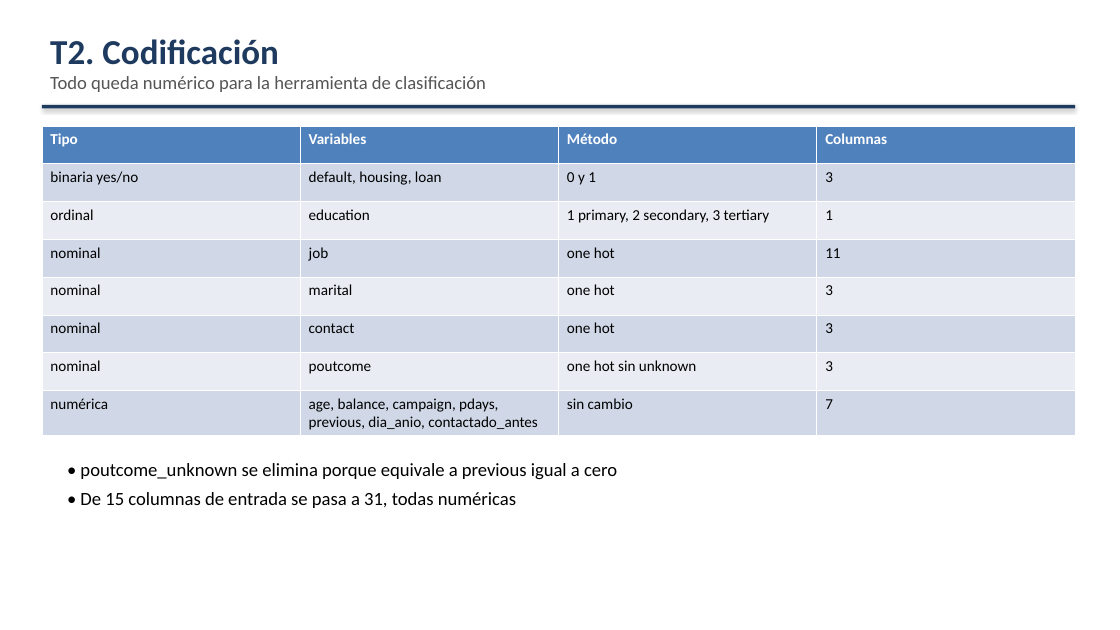
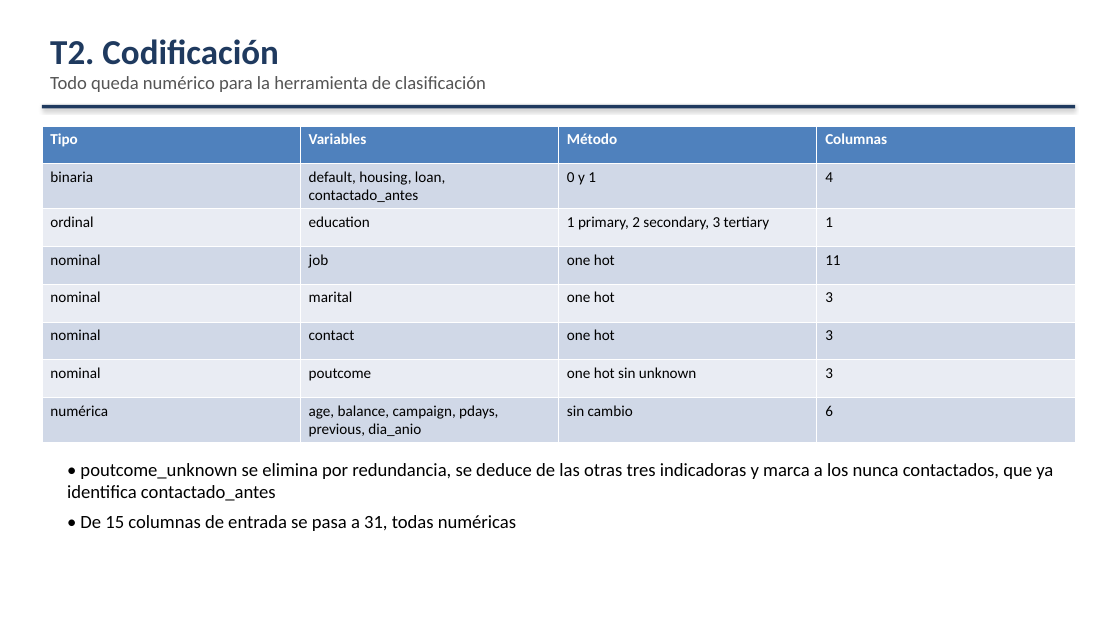
Before and after one commit to Checho019/maestria-inteligencia-computacional, a slide deck: slide 10 of Exposicion Bank/exposicion_bank.pptx. Drawn at 1120x630 pixels with LibreOffice and Linux fonts; fonts in the diff are those of the drawing. Boxes give left, top, right and bottom in pixels: in the first picture for what was removed or moved away, otherwise in the second. Text is boxed around its words. In the diff, an @@ line names an element or a change of style, - is before the commit and + after.

Commit message:
Exposicion Bank: segundo camino de balanceo por sobremuestreo, education ordinal sin escalar y correcciones de la revision

```diff
--- a/Exposicion Bank/exposicion_bank.pptx
+++ b/Exposicion Bank/exposicion_bank.pptx
@@ table at bbox=[42, 126, 1077, 441] @@
-row 2: binaria yes/no | default, housing, loan | 0 y 1 | 3
+row 2: binaria | default, housing, loan, contactado_antes | 0 y 1 | 4
-row 8, column 2: age, balance, campaign, pdays, previous, dia_anio, contactado_antes
+row 8, column 2: age, balance, campaign, pdays, previous, dia_anio
-row 8, column 4: 7
+row 8, column 4: 6
@@ text at bbox=[67, 463, 1053, 501]: text changed @@
-• poutcome_unknown se elimina porque equivale a previous igual a cero
+• poutcome_unknown se elimina por redundancia, se deduce de las otras tres indicadoras y marca a los nunca contactados, que ya identifica contactado_antes
```
Also in this commit, not shown: 11 other slides changed, 1 slide added, 12 other files.
